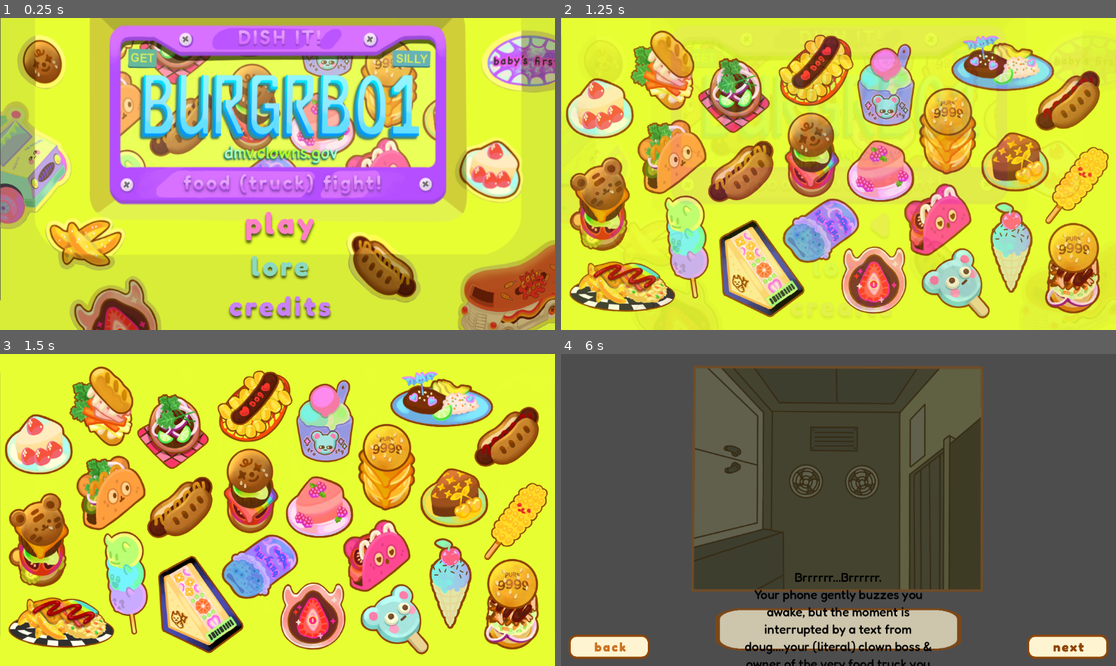
Above: before the commit, frames 1-4 (two rows, left to right).
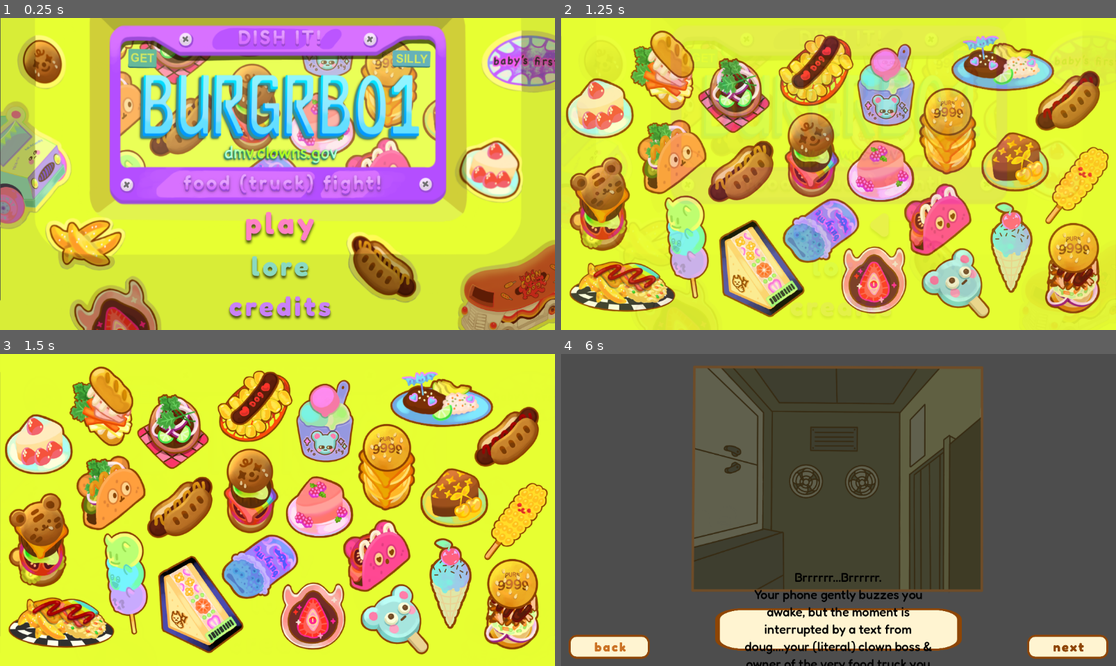
Above: after the commit, the same moments.

Repository: Gus700/FoodTruckBattles
Game: Godot game, scene res://scenes/SceneSwitcher.tscn
Two runs of this game, one before a commit and one after it. Both use one fixed random seed, a clock stepped at 60 frames per second and the inputs below.
Inputs (mouse positions are in pixels of both pictures, inside the frame that each line leads up to):
- Up to frame 1 (0.25 s): no input
- Up to frame 2 (1.25 s): click (838, 223) at 0.5 s
- Up to frame 3 (1.5 s): click (277, 559) at 1.25 s
- Up to frame 4 (6 s): click (1066, 647) at 2 s; click (1066, 647) at 2.75 s; click (1066, 647) at 3.5 s; click (610, 647) at 4.25 s; tap Enter at 5 s; tap Space at 5.75 s

Frames 1-3 are identical in both runs. In frame 4, 4.5% of the frame differs, in the area x 28-72%, y 81-95%.

Commit message:
edited some visual issues in the lore intro

Diff:
--- a/scenes/EnemyProgress.tscn
+++ b/scenes/EnemyProgress.tscn
@@ -1,6 +1,6 @@
-[gd_scene load_steps=3 format=3 uid="uid://djjiids4ekxok"]
+[gd_scene load_steps=3 format=3 uid="uid://2jigh7kk64cy"]
 
-[ext_resource type="Script" path="res://scripts/EnemyProgress.gd" id="1_1v4q5"]
+[ext_resource type="Script" path="res://scripts/enemyProgress.gd" id="1_a72fk"]
 [ext_resource type="Texture2D" uid="uid://dcmqycrnh0423" path="res://assets/UI/timer_bar.png" id="2_xbsjr"]
 
 [node name="EnemyProgress" type="Control"]
@@ -10,7 +10,7 @@
 anchor_bottom = 1.0
 grow_horizontal = 2
 grow_vertical = 2
-script = ExtResource("1_1v4q5")
+script = ExtResource("1_a72fk")
 
 [node name="Timer" type="Timer" parent="."]
 wait_time = 120.0
--- a/scenes/LoreIntro.tscn
+++ b/scenes/LoreIntro.tscn
@@ -69,7 +69,6 @@
 metadata/_edit_use_anchors_ = true
 
 [node name="TextBox" type="TextureRect" parent="Scns/Scn"]
-self_modulate = Color(1, 1, 1, 0.717647)
 layout_mode = 1
 anchors_preset = -1
 anchor_left = 0.277778
@@ -128,7 +127,6 @@
 
 [node name="TextBox" type="TextureRect" parent="Scns/Scn2"]
 visible = false
-self_modulate = Color(1, 1, 1, 0.717647)
 layout_mode = 1
 anchors_preset = -1
 anchor_left = 0.277778
@@ -187,7 +185,6 @@
 
 [node name="TextBox" type="TextureRect" parent="Scns/Scn3"]
 visible = false
-self_modulate = Color(1, 1, 1, 0.717647)
 layout_mode = 1
 anchors_preset = -1
 anchor_left = 0.277778
@@ -246,7 +243,6 @@
 
 [node name="TextBox" type="TextureRect" parent="Scns/Scn4"]
 visible = false
-self_modulate = Color(1, 1, 1, 0.717647)
 layout_mode = 1
 anchors_preset = -1
 anchor_left = 0.277778
@@ -305,7 +301,6 @@
 
 [node name="TextBox" type="TextureRect" parent="Scns/Scn5"]
 visible = false
-self_modulate = Color(1, 1, 1, 0.717647)
 layout_mode = 1
 anchors_preset = -1
 anchor_left = 0.277778
@@ -364,7 +359,6 @@
 
 [node name="TextBox" type="TextureRect" parent="Scns/Scn6"]
 visible = false
-self_modulate = Color(1, 1, 1, 0.717647)
 layout_mode = 1
 anchors_preset = -1
 anchor_left = 0.277778
@@ -422,7 +416,6 @@
 metadata/_edit_use_anchors_ = true
 
 [node name="TextBox" type="TextureRect" parent="Scns/Scn7"]
-self_modulate = Color(1, 1, 1, 0.717647)
 layout_mode = 1
 anchors_preset = -1
 anchor_left = 0.277778
@@ -479,7 +472,6 @@
 metadata/_edit_use_anchors_ = true
 
 [node name="TextBox" type="TextureRect" parent="Scns/Scn8"]
-self_modulate = Color(1, 1, 1, 0.717647)
 layout_mode = 1
 anchors_preset = -1
 anchor_left = 0.277778
@@ -536,7 +528,6 @@
 metadata/_edit_use_anchors_ = true
 
 [node name="TextBox" type="TextureRect" parent="Scns/Scn9"]
-self_modulate = Color(1, 1, 1, 0.717647)
 layout_mode = 1
 anchors_preset = -1
 anchor_left = 0.277778
@@ -594,7 +585,6 @@
 metadata/_edit_use_anchors_ = true
 
 [node name="TextBox" type="TextureRect" parent="Scns/Scn10"]
-self_modulate = Color(1, 1, 1, 0.717647)
 layout_mode = 1
 anchors_preset = -1
 anchor_left = 0.277778
--- a/scripts/loreIntro.gd
+++ b/scripts/loreIntro.gd
@@ -41,7 +41,6 @@
 
 func _on_scn_10_draw() -> void:
 	nextB.hide()
-	backB.hide()
 	nextSceneB.show()
 
 
Not shown: 2 places in scenes/Level.tscn that only renumber resources
